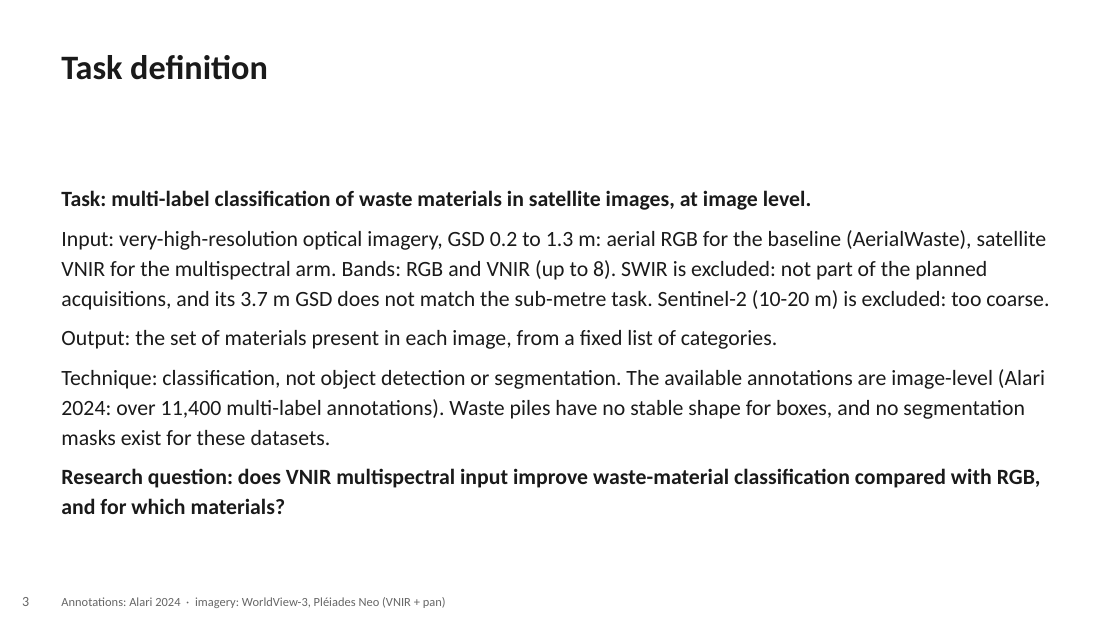
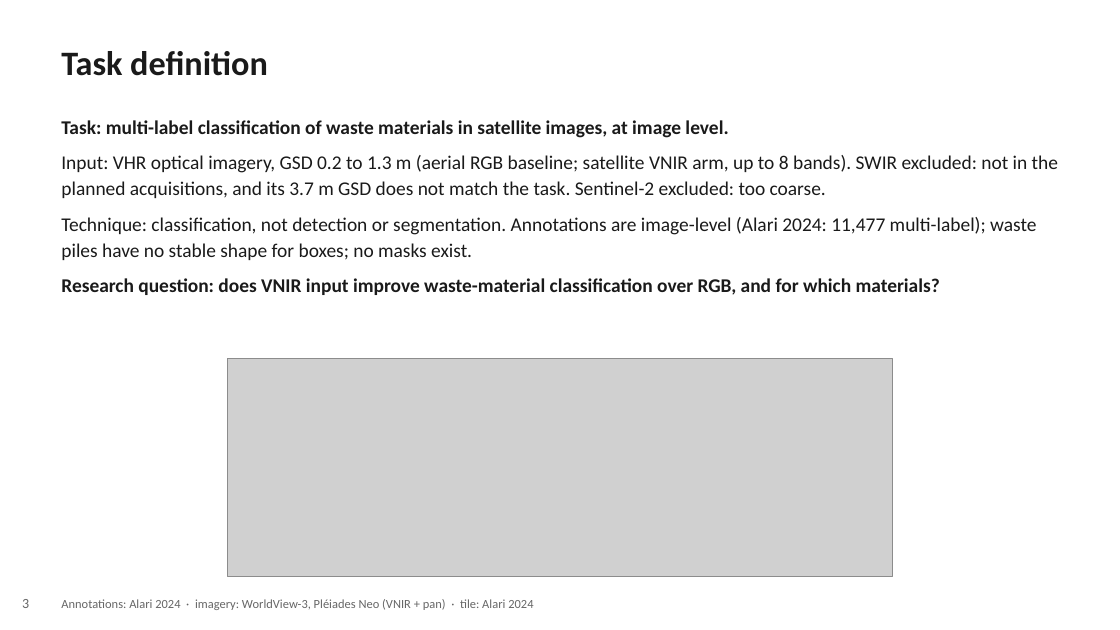
Before and after one commit to alepot55/perivallon-thesis, a slide deck: slide 3 of assets/deck_v7/deck_v7.pptx. Drawn at 1120x630 pixels with LibreOffice and Linux fonts; fonts in the diff are those of the drawing; grey boxes stand for pictures. Boxes give left, top, right and bottom in pixels: in the first picture for what was removed or moved away, otherwise in the second. Text is boxed around its words. In the diff, an @@ line names an element or a change of style, - is before the commit and + after.

Commit message:
deck v7: visual pass — real paper figures + quality diagrams
Per feedback (slides too textual, diagrams below par): 10 of 13 slides now
carry a visual. Real figures extracted from the papers with credit lines:
AerialWaste positive examples (Torres 2023, CC BY) on Context; the Alari
2024 class-sample strip on Materials; a WorldView-3 building-level asbestos
classification example (Bonifazi 2026, CC BY) on material-level related
work. Alari thesis PDF fetched from politesi into the library. New quality
diagrams: task input->model->multi-label output (with a real Alari tile),
literature-search funnel with counts, per-sensor band chart (honest
NIR1/NIR2 overlap), proposal pipeline, evaluation grid schema. All
diagrams QA'd for overflow/clipping and rebuilt where needed.

```diff
--- a/assets/deck_v7/deck_v7.pptx
+++ b/assets/deck_v7/deck_v7.pptx
@@ text "Task definition" at (61, 51, 268, 76): line spacing 1.15 to 1.12 @@
@@ text "Task: multi-label classification of waste ...": place and size @@
-text "Task: multi-label classification of waste ..." at (61, 190, 1049, 514)
+text "Task: multi-label classification of waste ..." at (61, 120, 1058, 295)
@@ text "Task: multi-label classification of waste ..." at (61, 120, 1058, 295): vertical alignment middle to top @@
@@ text at (61, 120, 728, 138): size 14 to 12.5 pt in "Task: multi-label classification of waste materials in ..."; line spacing 1.15 to 1.12 @@
@@ text at (61, 155, 1058, 295): text changed; size 14 to 12.5 pt @@
-Input: very-high-resolution optical imagery, GSD 0.2 to 1.3 m: aerial RGB for the baseline (AerialWaste), satellite VNIR for the multispectral arm. Bands: RGB and VNIR (up to 8). SWIR is excluded: not part of the planned acquisitions, and its 3.7 m GSD does not match the sub-metre task. Sentinel-2 (10-20 m) is excluded: too coarse.
-Output: the set of materials present in each image, from a fixed list of categories.
-Technique: classification, not object detection or segmentation. The available annotations are image-level (Alari 2024: over 11,400 multi-label annotations). Waste piles have no stable shape for boxes, and no segmentation masks exist for these datasets.
-Research question: does VNIR multispectral input improve waste-material classification compared with RGB, and for which materials?
+Input: VHR optical imagery, GSD 0.2 to 1.3 m (aerial RGB baseline; satellite VNIR arm, up to 8 bands). SWIR excluded: not in the planned acquisitions, and its 3.7 m GSD does not match the task. Sentinel-2 excluded: too coarse.
+Technique: classification, not detection or segmentation. Annotations are image-level (Alari 2024: 11,477 multi-label); waste piles have no stable shape for boxes; no masks exist.
+Research question: does VNIR input improve waste-material classification over RGB, and for which materials?
@@ picture added at (227, 358, 893, 577) @@
@@ text at (61, 599, 533, 610): text changed @@
-Annotations: Alari 2024 · imagery: WorldView-3, Pléiades Neo (VNIR + pan)
+Annotations: Alari 2024 · imagery: WorldView-3, Pléiades Neo (VNIR + pan) · tile: Alari 2024
```
Also in this commit, not shown: 12 other slides changed, 14 other files.
